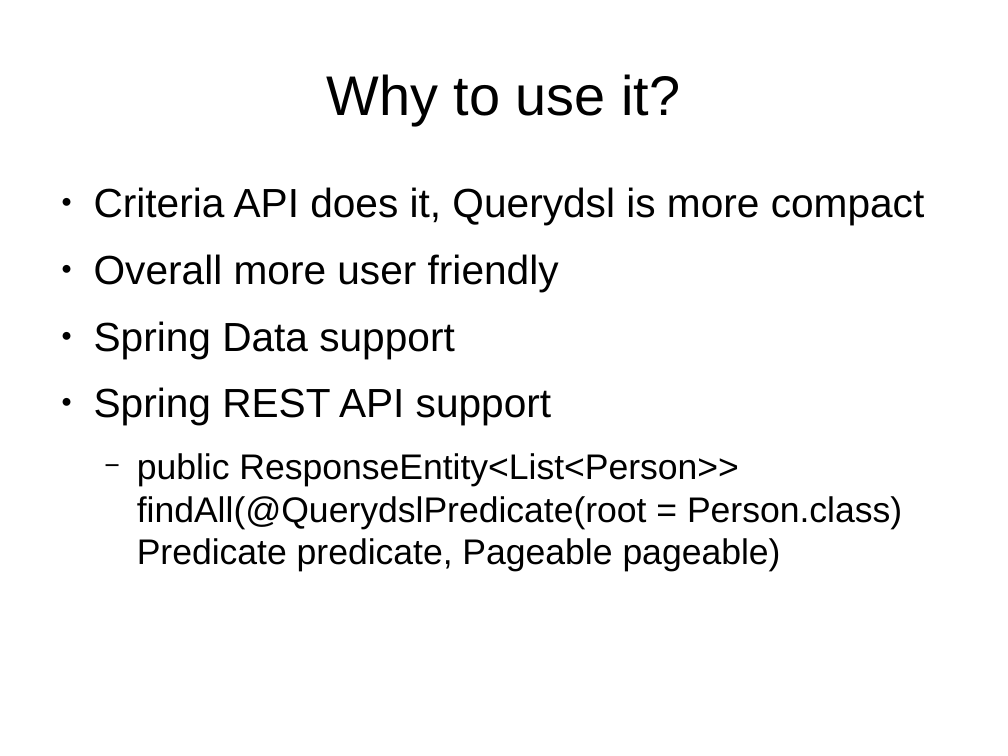
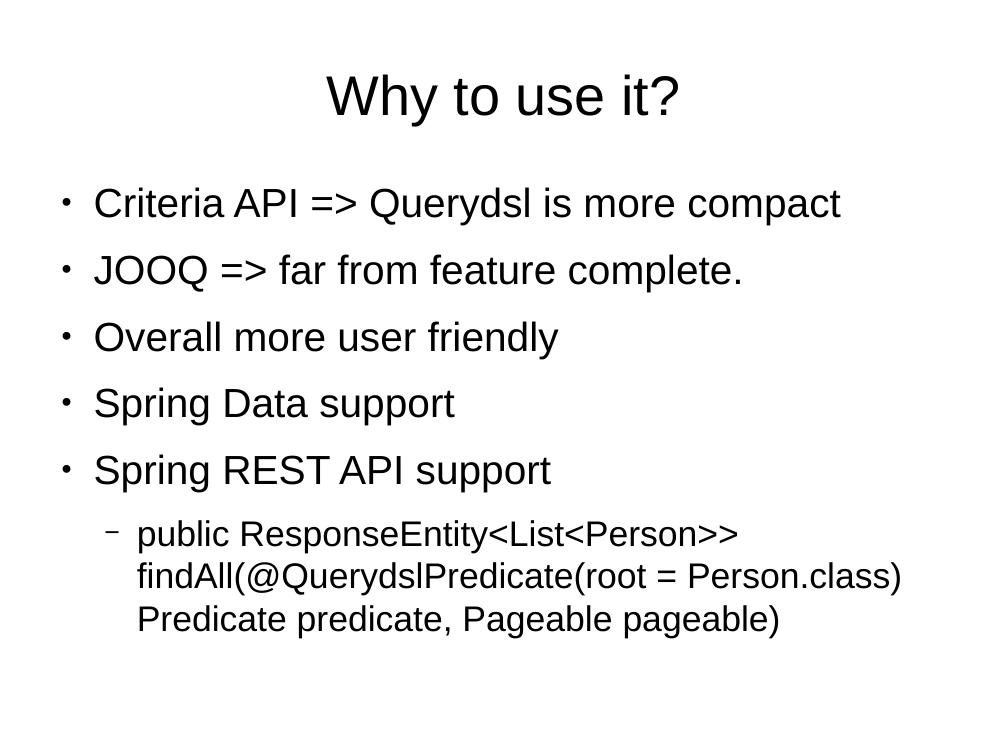
Before and after one commit to shebik/querydsl-intro, a slide deck: slide 3 of presentation.odp. Drawn at 1008x756 pixels with LibreOffice and Linux fonts; fonts in the diff are those of the drawing. Boxes give left, top, right and bottom in pixels: in the first picture for what was removed or moved away, otherwise in the second. Text is boxed around its words. In the diff, an @@ line names an element or a change of style, - is before the commit and + after.

```diff
--- a/presentation.odp
+++ b/presentation.odp
@@ text at bbox=[94, 187, 841, 292]: text changed @@
-● Criteria API does it, Querydsl is more compact
+● Criteria API => Querydsl is more compact
+● JOOQ => far from feature complete.
```
Also in this commit, not shown: 1 other file.
